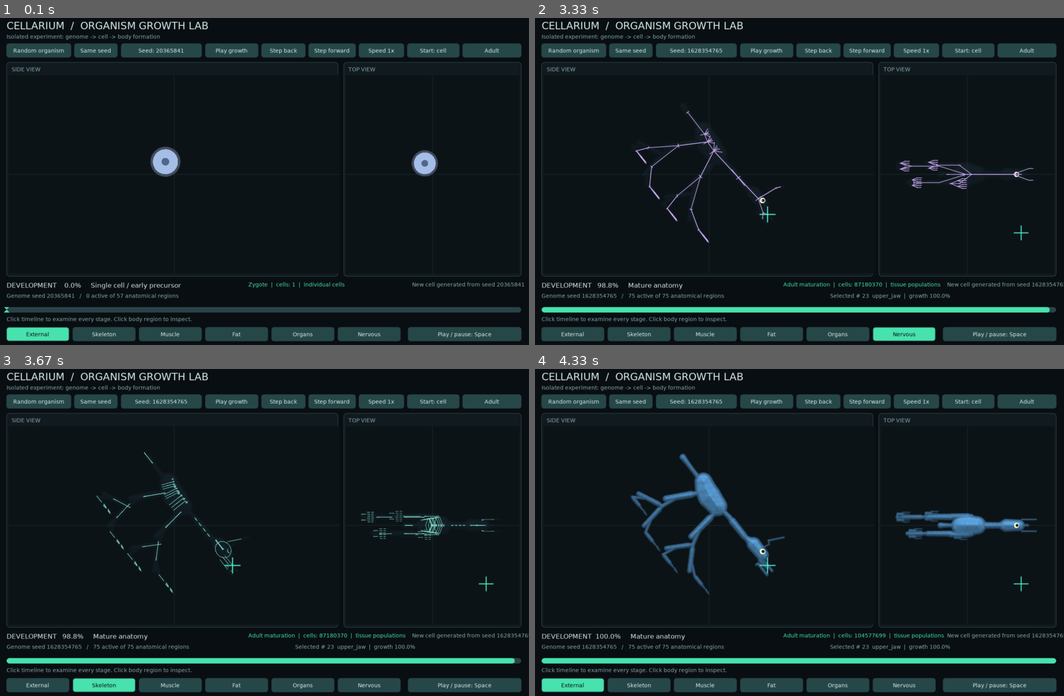
Above: before the commit, frames 1-4 (two rows, left to right).
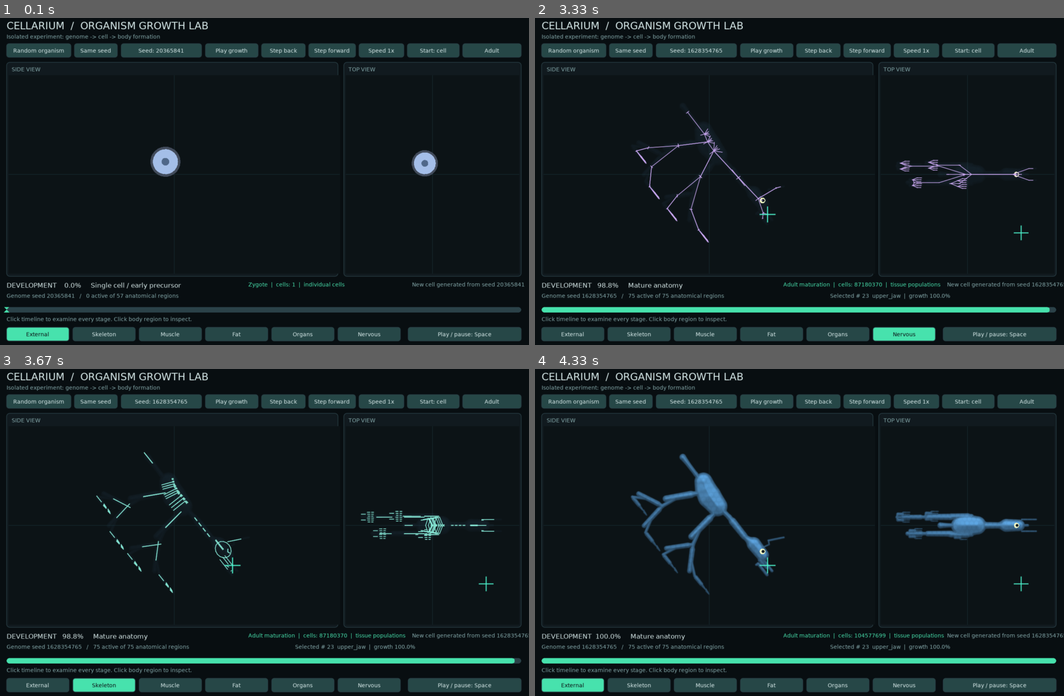
Above: after the commit, the same moments.

Repository: markchpaman10/cellarium
Game: LÖVE game, started from main.lua
Same seed, same stepped clock (60 frames per second), same inputs: the game is played once before the commit and once after it.
Inputs (mouse positions are in pixels of both pictures, inside the frame that each line leads up to):
- Up to frame 1 (0.1 s): no input
- Up to frame 2 (3.33 s): type "ann" at 0.33 s; tap Enter at 0.67 s; hold Right 0.88-1.35 s; tap Space at 0.95, 1.25, 2.17, 2.47, 3, 3.3 s; click "Adult" at 1.48 s; click "Organs" at 1.82 s; hold Right 2.1-2.57 s; tap 6 at 2.25 s; click (852, 253) at 2.65 s; hold Left from 2.93 s (still down)
- Up to frame 3 (3.67 s): release Left at 3.47 s; click "Skeleton" at 3.55 s
- Up to frame 4 (4.33 s): hold Left 3.83-4.23 s; tap Space at 3.9, 4.2 s; tap 1 at 3.98 s; hold Right from 4.27 s (still down)

Frames 1-2 are identical in both runs. In frame 3, 0.8% of the frame differs, in the area x 18-94%, y 25-69%; in frame 4, nothing differs.

Commit message:
Distinguish endoskeleton, exoskeleton, and hydrostatic support rendering

Diff:
--- a/reconstruction_rendering.lua
+++ b/reconstruction_rendering.lua
@@ -108,7 +108,7 @@
  require('tissue_surface').draw(a,tint,top,external and 1 or .09)
  -- Cartilage is a small socket between nearby bone endpoints, never
  -- a broad overlay at the anatomical region center.
- if on('Skeleton') then
+ if on('Skeleton') and a.supportStrategy=='articulated endoskeleton' then
   for _,j in ipairs(a.joints) do
    local parent=a.components[j.parent]
    local child=a.components[j.child]
--- a/skeletal_shapes.lua
+++ b/skeletal_shapes.lua
@@ -48,11 +48,11 @@
  strip(ax+dx*.20,ay+dy*.20,bx-dx*.20,by-dy*.20,shaft,shaft*.95,color)
  strip(bx-dx*.20,by-dy*.20,bx,by,shaft*.95,endW*.86,color)
  shade(color,.78)
- love.graphics.ellipse('fill',ax,ay,endW*.95,endW*.78,math.atan2(dy,dx))
- love.graphics.ellipse('fill',bx,by,endW*.82,endW*.72,math.atan2(dy,dx))
+ love.graphics.ellipse('fill',ax,ay,endW*.95,endW*.78)
+ love.graphics.ellipse('fill',bx,by,endW*.82,endW*.72)
  shade(color,1.12)
- love.graphics.ellipse('fill',ax-ux*s*.12+nx*w*.10,ay-uy*s*.12+ny*w*.10,endW*.65,endW*.53,math.atan2(dy,dx))
- love.graphics.ellipse('fill',bx+ux*s*.10+nx*w*.08,by+uy*s*.10+ny*w*.08,endW*.59,endW*.48,math.atan2(dy,dx))
+ love.graphics.ellipse('fill',ax-ux*s*.12+nx*w*.10,ay-uy*s*.12+ny*w*.10,endW*.65,endW*.53)
+ love.graphics.ellipse('fill',bx+ux*s*.10+nx*w*.08,by+uy*s*.10+ny*w*.08,endW*.59,endW*.48)
 end
 local function curved(points,top,width,color)
  local n=#points
@@ -64,6 +64,45 @@
   strip(ax,ay,bx,by,width*(.30+.30*taper),width*(.28+.28*taper),color)
  end
 end
+-- Different genetic support strategies need distinct visual anatomy.
+-- These are structural tissues, not substitutes for the bone generator.
+local function hydrostatic(points,top,width,color)
+ for i=2,#points do
+  local ax,ay=project(points[i-1],top)
+  local bx,by=project(points[i],top)
+  local dx,dy=bx-ax,by-ay
+  local length=math.sqrt(dx*dx+dy*dy)
+  if length>.001 then
+   local nx,ny=-dy/length,dx/length
+   local radius=math.max(.16,width*.82)
+   shade(color,.48,.72)
+   strip(ax,ay,bx,by,radius,radius*.88,color)
+   shade(color,1.25,.72)
+   love.graphics.setLineWidth(math.max(.11,radius*.13))
+   love.graphics.line(ax+nx*radius*.52,ay+ny*radius*.52,bx+nx*radius*.46,by+ny*radius*.46)
+   love.graphics.line(ax-nx*radius*.52,ay-ny*radius*.52,bx-nx*radius*.46,by-ny*radius*.46)
+  end
+ end
+end
+local function exoskeleton(points,top,width,color)
+ for i=2,#points do
+  local ax,ay=project(points[i-1],top)
+  local bx,by=project(points[i],top)
+  local dx,dy=bx-ax,by-ay
+  local length=math.sqrt(dx*dx+dy*dy)
+  if length>.001 then
+   local nx,ny=-dy/length,dx/length
+   local radius=math.max(.18,width*.82)
+   strip(ax,ay,bx,by,radius,radius*.86,color)
+   shade(color,.43,.95)
+   love.graphics.setLineWidth(math.max(.12,radius*.18))
+   for t=.12,.88,.24 do
+    local px,py=ax+dx*t,ay+dy*t
+    love.graphics.line(px+nx*radius,py+ny*radius,px-nx*radius,py-ny*radius)
+   end
+  end
+ end
+end
 function B.draw(c,top,color)
  local pts=c.path
  if not pts or #pts<2 then return end
@@ -71,7 +110,11 @@
  local grow=math.max(0,math.min(1,c.growth or 1))
  if grow<.02 then return end
  local width=math.max(.12,math.min(2.7,(c.thickness or .1)*6))*(.3+.7*grow)
- if kind=='rib' or kind=='girdle' or kind=='orbital' or kind=='jaw' then
+ if c.type=='Support' then
+  hydrostatic(pts,top,width,color)
+ elseif c.type=='Carapace' then
+  exoskeleton(pts,top,width,color)
+ elseif kind=='rib' or kind=='girdle' or kind=='orbital' or kind=='jaw' then
   curved(pts,top,width,color)
  elseif kind=='skull' then
   -- Cranial vault uses its generated rim; do not replace with a circle.
